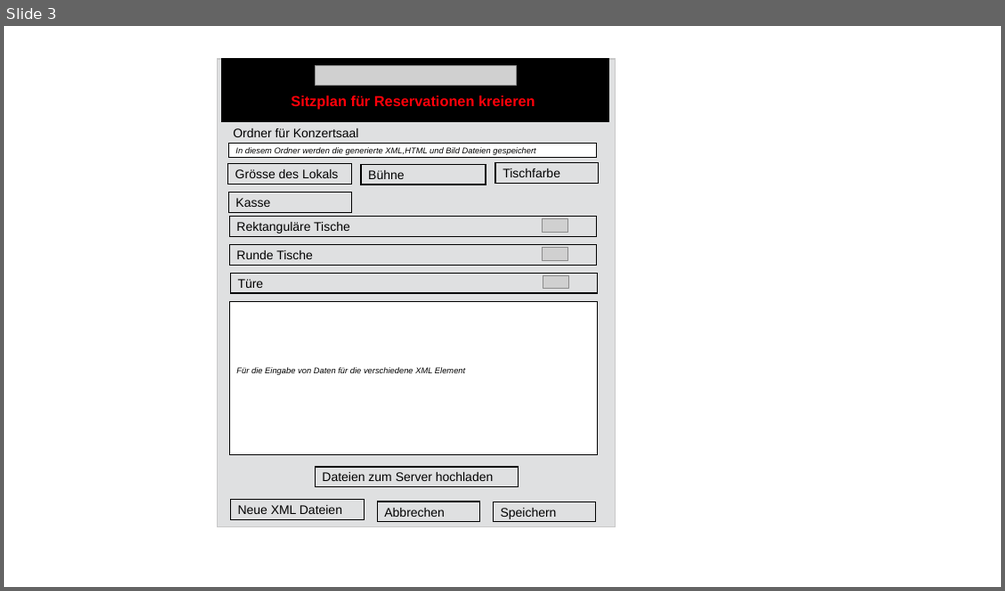
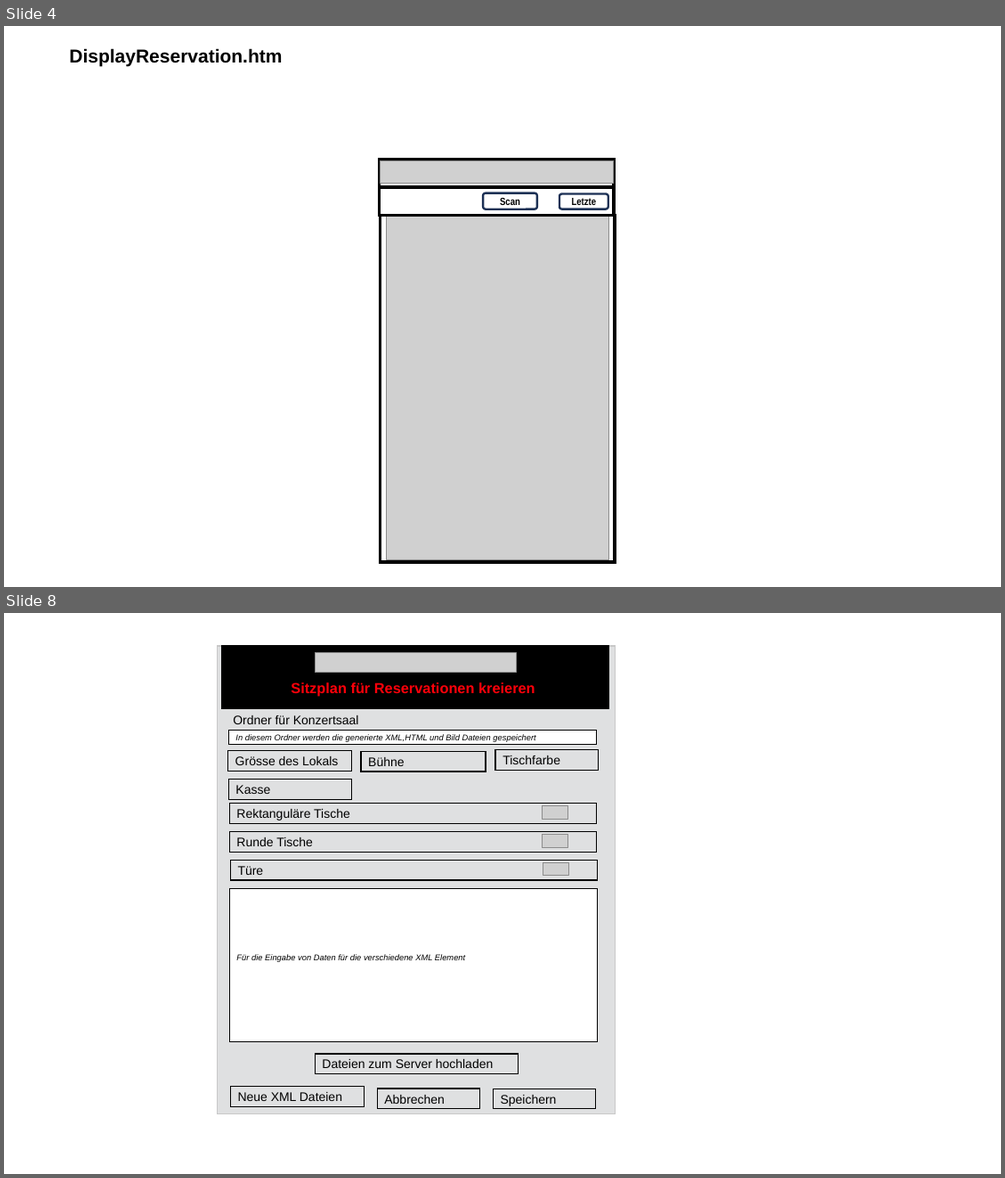
Before and after one commit to JazzLiveAarau/WwwReservationLayout, a slide deck: Description/ReservationLayout.pptx. Shown one above the other, each under a label of ours: slide 3 before the commit, slides 4 and 8 after it; the slides between them are not shown. The pictures are 1005x591 and 1005x1178 pixels, drawn with LibreOffice and Linux fonts; fonts in the diff are those of the drawing; grey boxes stand for pictures. Boxes give left, top, right and bottom in pixels: in the first picture for what was removed or moved away, otherwise in the second. Text is boxed around its words. In the diff, an @@ line names an element or a change of style, - is before the commit and + after.

```diff
--- a/Description/ReservationLayout.pptx
+++ b/Description/ReservationLayout.pptx
@@ slide 4 added at bbox=[4, 26, 1001, 587], background #FFFFFF @@
@@ text added at bbox=[69, 48, 282, 66], 18 pt, text #000000, bold @@
+DisplayReservation.htm
@@ rectangle added at bbox=[380, 160, 615, 187], outline #000000 3 pt @@
@@ picture added at bbox=[380, 160, 614, 183] @@
@@ rectangle added at bbox=[380, 187, 615, 216], outline #000000 3 pt @@
@@ rounded rectangle added at bbox=[484, 192, 537, 209], outline #1E3256 2 pt, 10 pt, text #000000, bold @@
+Scan
@@ rounded rectangle added at bbox=[559, 193, 608, 208], outline #1E3256 2 pt, 10 pt, text #000000, bold @@
+Letzte
@@ rectangle added at bbox=[380, 216, 615, 562], outline #000000 3 pt @@
@@ picture added at bbox=[386, 216, 608, 559] @@
@@ what was slide 3 is now slide 8 @@
```
Also in this commit, not shown: 3 slides changed, 7 other slides added, 4 slides removed, 6 other files.
